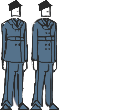
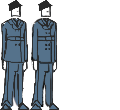
Revision of a layered 120 × 110 image; what changed, layer by layer:
painted on "Beefed" over [31, 31, 54, 107]
